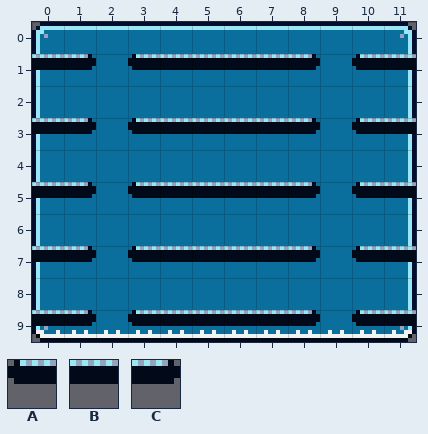
An edit to a level. Tiled map, res/maps/test.tmx. The picture above is the old version.
Cells are 8x8 px. Shown: x 0..11, y 0..9. Tiles whose own drawing changed are shown in their newer look in all pictures.
Key: from "Tileset": A 12, B 13, C 14.
_ is an empty cell.
Layers that did not change in this view are not listed.
Layer "Entities" before, first column x 0:
 0 ____________
 1 BC_ABBBBC_AB
 2 ____________
 3 BC_ABBBBC_AB
 4 ____________
 5 BC_ABBBBC_AB
 6 ____________
 7 BC_ABBBBC_AB
 8 ____________
 9 BC_ABBBBC_AB
Now the later version:
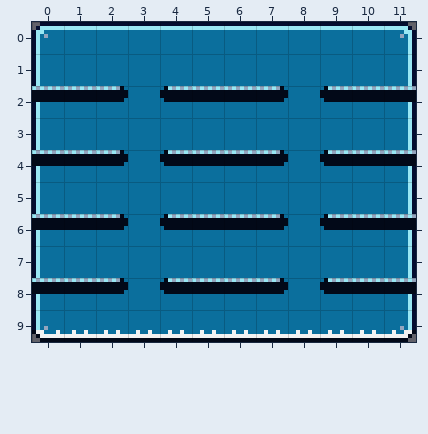
From old to new:
Changed rows in their new state; . is an unchanged cell.
Layer "Entities":
first column x 0:
 1 __.______.__
 2 BBC.ABBC.ABB
 3 __.______.__
 4 BBC.ABBC.ABB
 5 __.______.__
 6 BBC.ABBC.ABB
 7 __.______.__
 8 BBC.ABBC.ABB
 9 __.______.__
Boxes around the changes in both pictures, in picture pixels (x1, y1, x2, y2):
changed: (32, 54, 416, 326)
